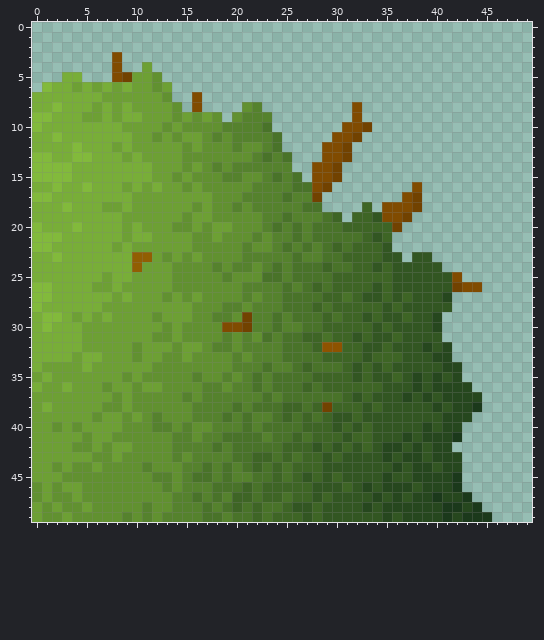
Pixel-art sprite: resources/sprites/tiles/obstacles/yellowTree/tr.png. This is how it looked before the edit.
The file is 50x50 pixels. Colours within 5 levels of each other are drawn and written as one.
And afterwards:
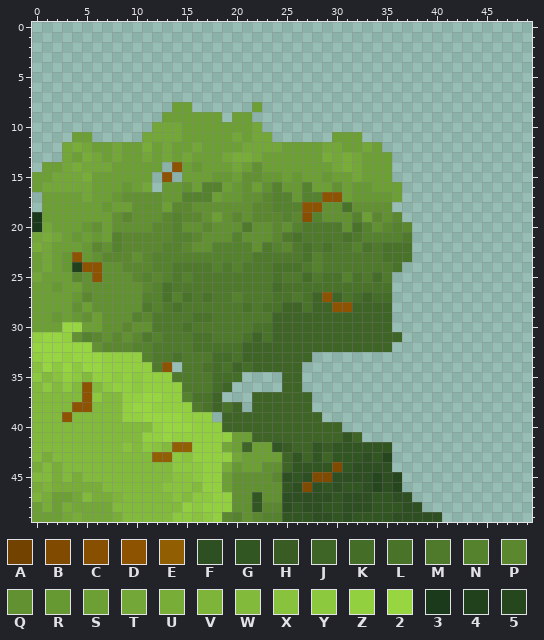
Palette (. is transparent): A #714200  B #804b00  C #874f00  D #8e5300  E #915e02  F #2d4f21  G #325622  H #385c24  J #3e6525  K #446d28  L #497329  M #4f792b  N #55822d  P #5b882e  Q #619130  R #679933  S #6da034  T #73a737  U #78ae38  V #7eb43a  W #82ba3b  X #89c33d  Y #8dc93e  Z #93d040  2 #98d641  3 #1b391b  4 #21411d  5 #26471e
The edit:
Changed rows in their new state; - is an unchanged pixel.
first column x 0:
 3 --------.-------------------------------------
 4 --------.--.----------------------------------
 5 ---..---.....---------------------------------
 6 -.............--------------------------------
 7 ..............--.-----------------------------
 8 ..............SS.----.S---------.-------------
 9 .............-S-S-S-SS..--------.-------------
10 ............TTTSSSSSSST.-------...------------
11 ....SS.....TTTT--SSSTSTT.-----SSS-------------
12 ...TUTSSTS-U-T-STSSSSTTTTSSSSTTSSTS-----------
13 ...TSUTST-ST-T-TSSSTUUTSSSSSSUTUTSSS----------
14 .SST-TTTSSSS-.DSRSSSTSQSSSSSSSTUTSSS----------
15 SSTTT-SSSSSS.D.-SSRRS--RRSRSSRSSTSSS----------
16 STTTTTSSSRST.RR--NNSR-SQ-RRNSSQSRRSSS-.-------
17 .SSSSTSSRQQQQRRNNNSRRQQP-NR-NDDSRRRRS..-------
18 .SSSSSSR-SQQQ-PP-Q--Q-PP---DDQQLQQQQ...-------
19 3SSSSSSSQPQQQPNPPQS-P-PPPNPC-QQQNSPQP.--------
20 3TSSSRQSQQQQPPN-QPQQ-M-QPQNMMMMQLNQPNP--------
21 TUTSRSRSNPPPPPNNP-Q-N-Q-PM-MMMM-MNNNNM--------
22 UTSSSRPQNPPPPNNP--NNN--M-PM-M-MMNLMLLL--------
23 STSRDRQPPPQPNNNNNNNNN-MMMMML-MMMMMMLLL..------
24 STSR4DDQQPPPNNMMMM-M-MMM-L-MNMMMMMMML....-----
25 TSSSPQDQQQPNPNMNMMMMMMMM-MMKM-LNLMKM.......---
26 SSRSSQQQQQQPNLMMMMMMMMMMK-L-L-LLLLLL.........-
27 SSSSRPQQQQQNNLNLMLMMNMMML-M-JD--KJKK......----
28 SSSSQSQQQQQMNMLMMMMMMLMLLJJ--JDD---J......----
29 SSRSRQ-QQQNPMMMMLLMMMMMMJJJJJ-J--J-J.....-----
30 SSS22--QQPQQMMMLMMMMMMLLJJJJJ-----J-.....-----
31 Z22ZQNPQPQPMNMMMLLMMMLJ-JJJ--J--J-JJ-....-----
32 222222QPPPNNMMMMLLLLLJJJJJJJ-JJ--JJ-......----
33 Z22Z222ZZZZNMMLMMMKKLJJJJJJJ..............----
34 X2Y2Y22ZZZZZMD.MMLKLJKJJJJJ................---
35 YWXZYWZZYZYZZZMMMMKKK....JJ................---
36 WYWYWDWYZZYZZZZMMMKJ.....JJ.................--
37 WWWWWDYWWZZ22ZZ-LLJ...JJJJJJ.................-
38 WWWWDDWWWZ22ZZZZMLJLJ.JJJ--J.................-
39 WWWDWWWWWZZ2222ZZZ.JJJJJJ-J-J...............--
40 WWWWWWWWWWWWZ222ZZZJJJJJJJJ---J............---
41 WWWWWWWWWWWZZ2ZZZZZZSSJJJJ-J-----..........---
42 WWWWWWWWWXWYXWEEZZZTSJSSGH---H-G-G-G......----
43 WUWWWWWWWWWWEEYXZZZZTSSSS-G-GJG--F--.......---
44 UWUWWWWWWWWWWWYYYZZURSSQQJGGG-B-FFFF.......---
45 WWUWUWWWWWWWWWXXYZZSQQQQPFGFBBFFFF5F5......---
46 UVUUUUUWWWWWWXXXWZZSQQQQQGFBF-FG-F5F-......---
47 VUSSTWUUVWWWWWXWYYZZQQGQQFFFFF-FFFG-FF......--
48 -U-UTTTTWWWWWWWZYZZZQQGPPF-FF--FFF-GGFF......-
49 -SSTUTTTUWWWWWYYXYZPNQPNNGG-FF-F---GFFFFF.....
Boxes around the changes in both pictures, in picture pixels (x1, y1, x2, y2):
changed: (32, 52, 492, 522)
